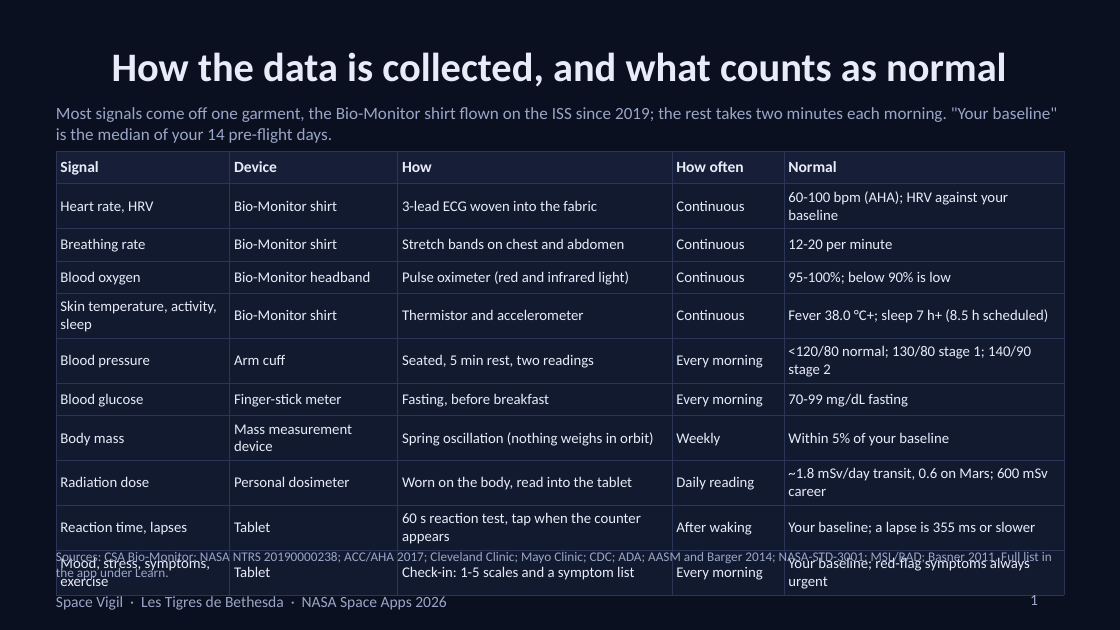
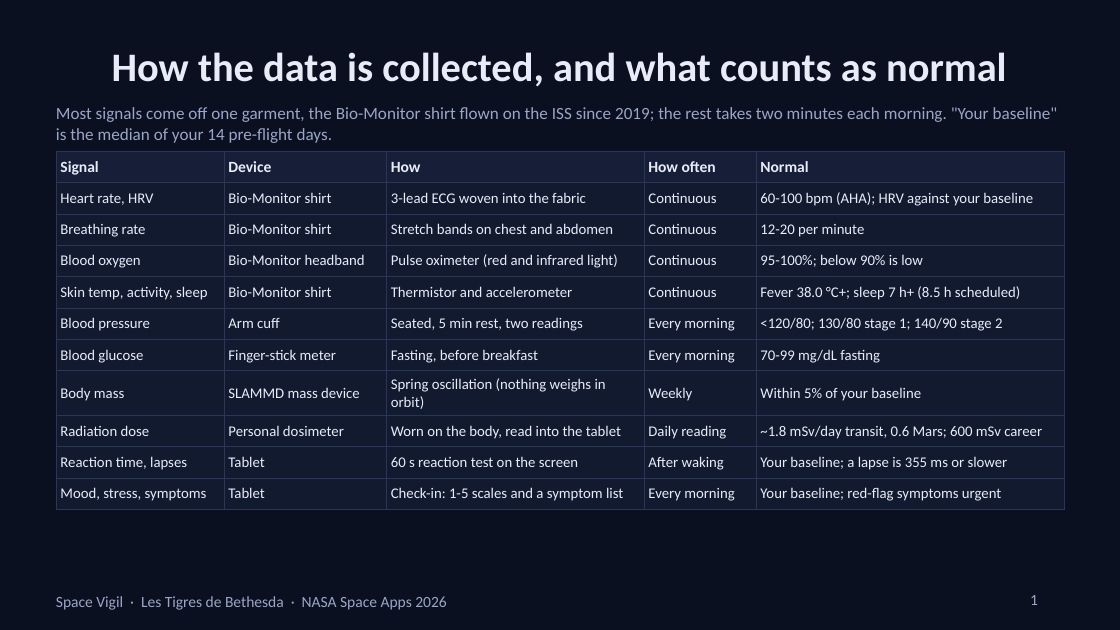
Before and after one commit to victor-andiazabal/victor-andiazabal, a slide deck: slide 1 of vigil/docs/SpaceVigil-how-it-works.pptx. Drawn at 1120x630 pixels with LibreOffice and Linux fonts; fonts in the diff are those of the drawing. Boxes give left, top, right and bottom in pixels: in the first picture for what was removed or moved away, otherwise in the second. Text is boxed around its words. In the diff, an @@ line names an element or a change of style, - is before the commit and + after.

Commit message:
Fit the data-collection table on the slide

```diff
--- a/vigil/docs/SpaceVigil-how-it-works.pptx
+++ b/vigil/docs/SpaceVigil-how-it-works.pptx
@@ table at (56, 151, 1064, 505) @@
-row 5, column 1: Skin temperature, activity, sleep
+row 5, column 1: Skin temp, activity, sleep
-row 6, column 5: <120/80 normal; 130/80 stage 1; 140/90 stage 2
+row 6, column 5: <120/80; 130/80 stage 1; 140/90 stage 2
-row 8, column 2: Mass measurement device
+row 8, column 2: SLAMMD mass device
-row 9, column 5: ~1.8 mSv/day transit, 0.6 on Mars; 600 mSv career
+row 9, column 5: ~1.8 mSv/day transit, 0.6 Mars; 600 mSv career
-row 10, column 3: 60 s reaction test, tap when the counter appears
+row 10, column 3: 60 s reaction test on the screen
-row 11, column 1: Mood, stress, symptoms, exercise
+row 11, column 1: Mood, stress, symptoms
-row 11, column 5: Your baseline; red-flag symptoms always urgent
+row 11, column 5: Your baseline; red-flag symptoms urgent
@@ text removed at (56, 552, 1052, 581) @@
-Sources: CSA Bio-Monitor; NASA NTRS 20190000238; ACC/AHA 2017; Cleveland Clinic; Mayo Clinic; CDC; ADA; AASM and Barger 2014; NASA-STD-3001; MSL/RAD; Basner 2011. Full list in the app under Learn.
```
